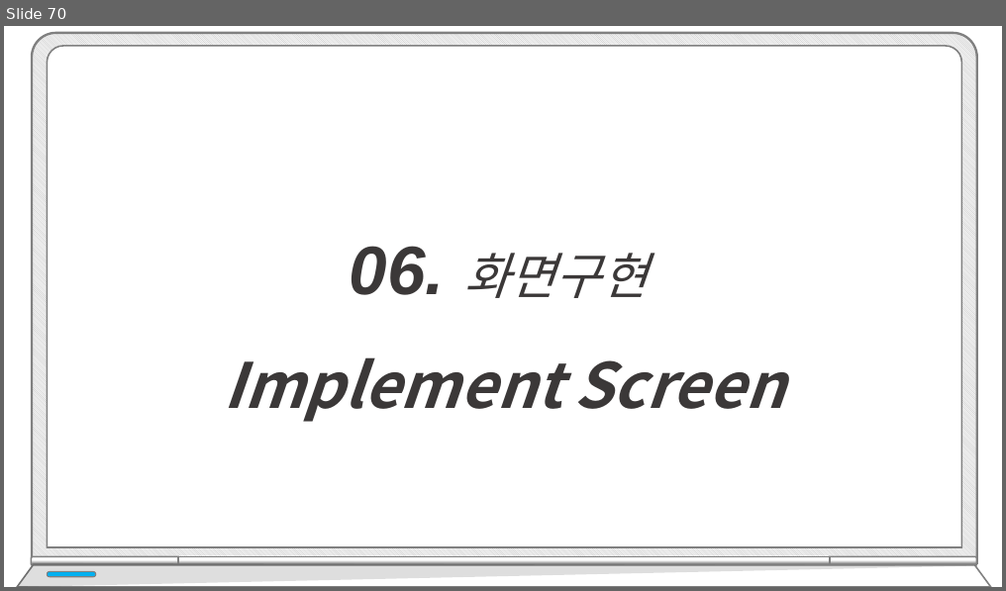
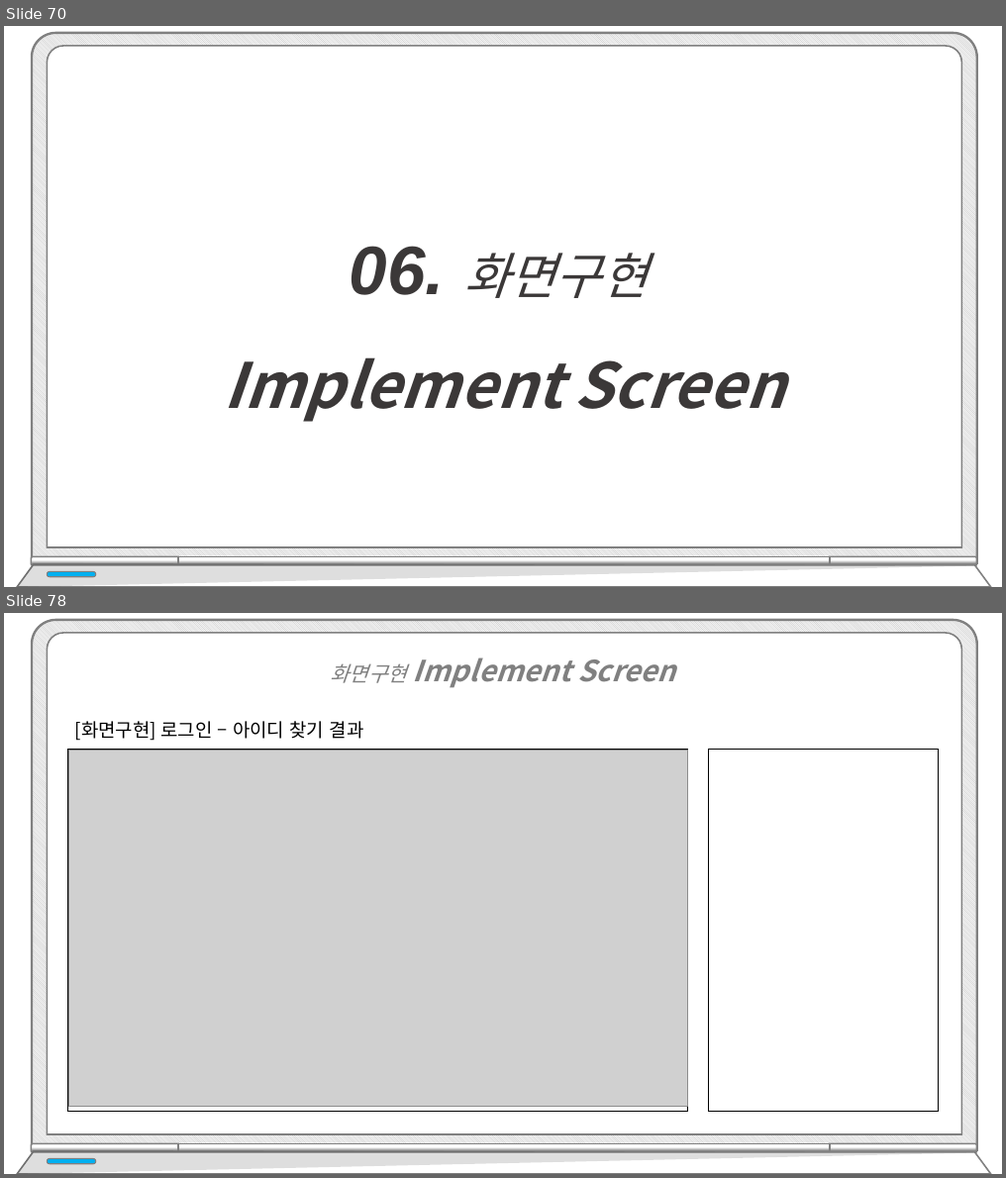
Before and after one commit to hhsw07/ezen-academy-projects, a slide deck: WebContent/발표/3차/프로젝트5_3차.pptx. Shown one above the other, each under a label of ours: slide 70 before the commit, slides 70 and 78 after it; the slides between them are not shown. The pictures are 1006x591 and 1006x1178 pixels, drawn with LibreOffice and Linux fonts; fonts in the diff are those of the drawing; grey boxes stand for pictures. Boxes give left, top, right and bottom in pixels: in the first picture for what was removed or moved away, otherwise in the second. Text is boxed around its words. In the diff, an @@ line names an element or a change of style, - is before the commit and + after.

```diff
--- a/WebContent/발표/3차/프로젝트5_3차.pptx
+++ b/WebContent/발표/3차/프로젝트5_3차.pptx
@@ slide 78 added at bbox=[4, 613, 1002, 1174], background #FFFFFF @@
@@ text added at bbox=[331, 658, 675, 688], 28 pt, text #808080, bold, italic @@
+화면구현 Implement Screen
@@ text added at bbox=[75, 721, 364, 741], 18 pt, text #000000 @@
+[화면구현] 로그인 – 아이디 찾기 결과
@@ rectangle added at bbox=[67, 750, 687, 1112], fill #FFFFFF, outline #000000 1 pt @@
@@ picture added at bbox=[69, 750, 687, 1106] @@
@@ rectangle added at bbox=[709, 750, 939, 1112], fill #FFFFFF, outline #000000 1 pt @@
@@ group added at bbox=[17, 620, 991, 1174]: 5 round same rects, 2 freeform shapes, 1 rounded rectangle @@
```
Also in this commit, not shown: 7 slides changed, 15 other slides added, 1 slide removed.
